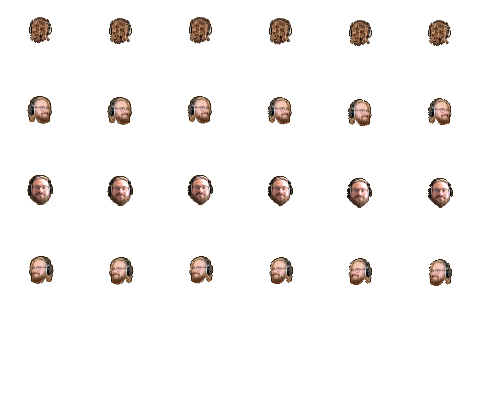
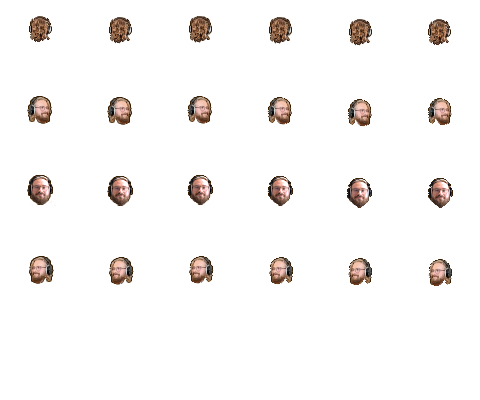
Layers edited between the first and the second (480, 400) image:
hid group "helmet" (9 layers) over [29, 16, 451, 47]
painted on "jake" over [29, 16, 451, 47]
